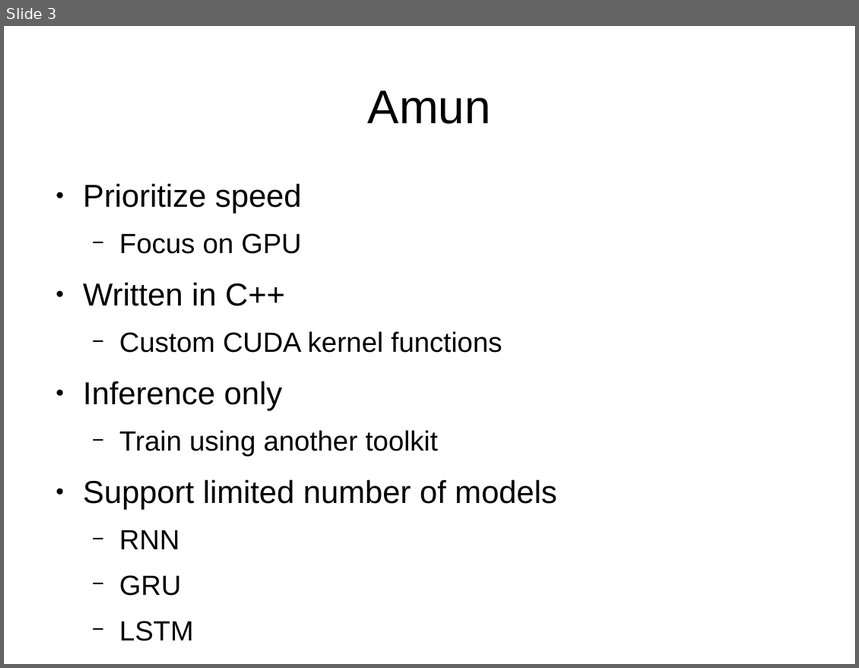
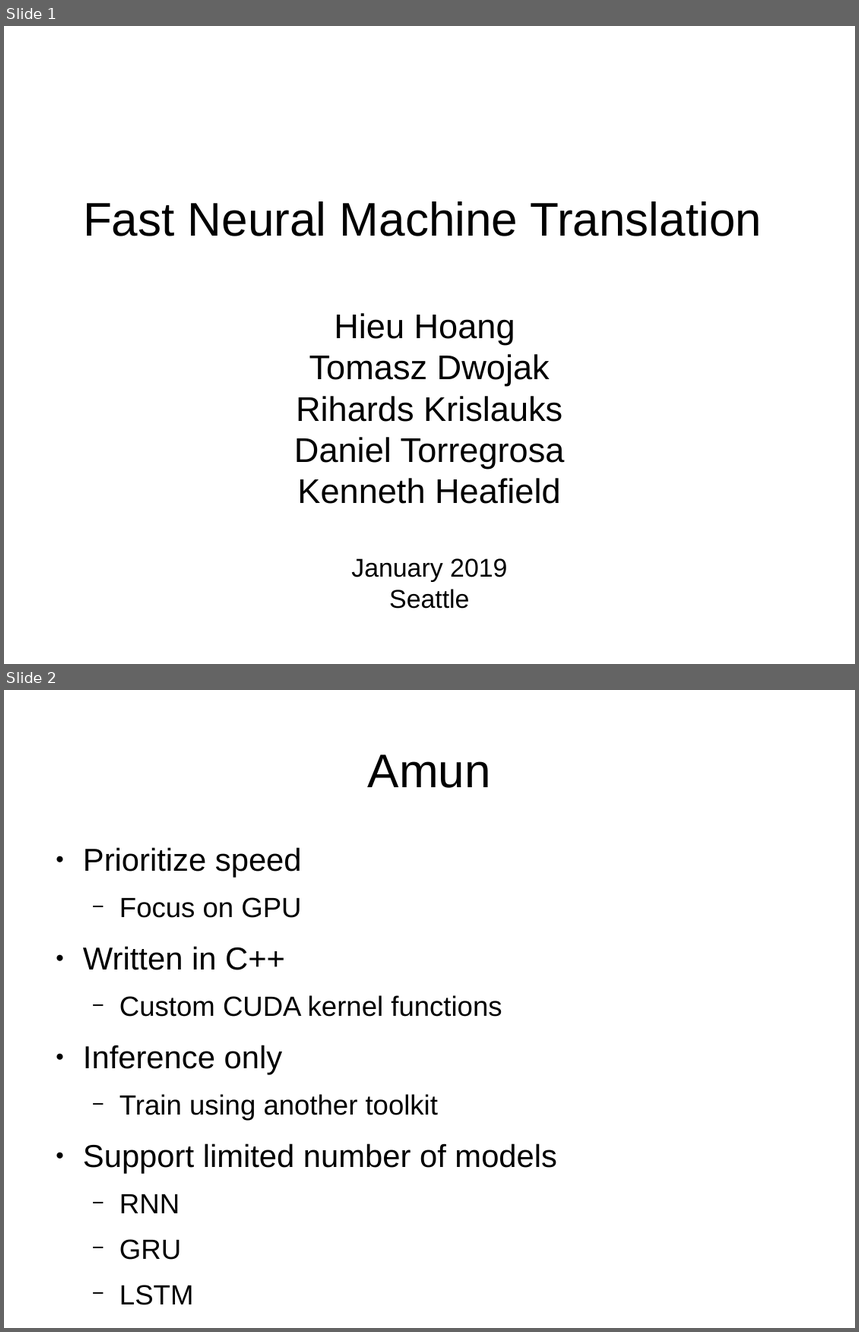
Before and after one commit to hieuhoang/papers, a slide deck: ms.2019/nmt.odp. Shown one above the other, each under a label of ours: slide 3 before the commit, slides 1 and 2 after it. The pictures are 859x668 and 859x1332 pixels, drawn with LibreOffice and Linux fonts; fonts in the diff are those of the drawing. Boxes give left, top, right and bottom in pixels: in the first picture for what was removed or moved away, otherwise in the second. Text is boxed around its words. In the diff, an @@ line names an element or a change of style, - is before the commit and + after.

```diff
--- a/ms.2019/nmt.odp
+++ b/ms.2019/nmt.odp
@@ slide 1 added at [4,26,855,664], background #FFFFFF @@
@@ title added at [83,202,762,237], 44 pt, text #000000 @@
+Fast Neural Machine Translation
@@ subtitle added at [294,313,565,609], 32 pt, text #000000 @@
+Hieu Hoang
+Tomasz Dwojak
+Rihards Krislauks
+Daniel Torregrosa
+Kenneth Heafield
+January 2019
+Seattle
@@ what was slide 3 is now slide 2 @@
```
Also in this commit, not shown: 5 slides changed, 3 slides removed.
